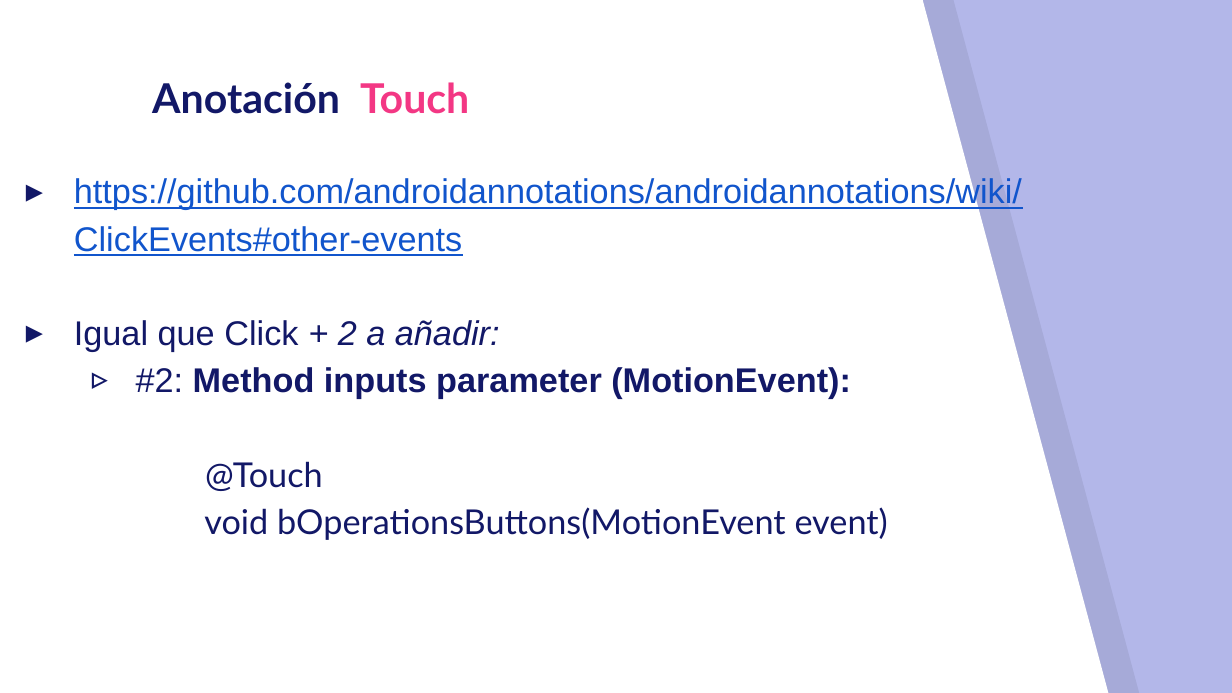
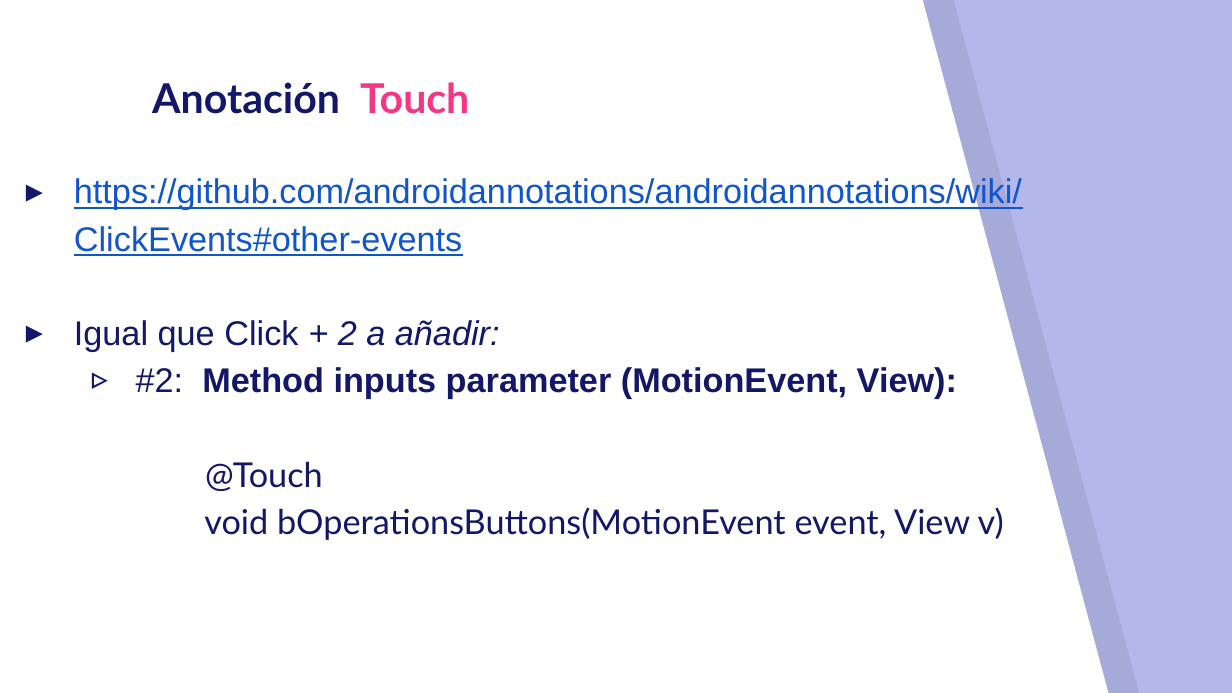
Before and after one commit to itzarel/AndroidAnnotations-Vistas-Eventos, a slide deck: slide 30 of Slides/COMPLETO - Slides de todos los temas.pptx (slide 27 before the commit). Drawn at 1232x693 pixels with LibreOffice and Linux fonts; fonts in the diff are those of the drawing. Boxes give left, top, right and bottom in pixels: in the first picture for what was removed or moved away, otherwise in the second. Text is boxed around its words. In the diff, an @@ line names an element or a change of style, - is before the commit and + after.

```diff
--- a/Slides/COMPLETO - Slides de todos los temas.pptx
+++ b/Slides/COMPLETO - Slides de todos los temas.pptx
@@ text at bbox=[136, 367, 1004, 540]: text changed @@
-  ▹ #2: Method inputs parameter (MotionEvent):
-@Touch
-void bOperationsButtons(MotionEvent event)
+  ▹ #2: Method inputs parameter (MotionEvent, View):
+@Touch
+void bOperationsButtons(MotionEvent event, View v)
```
Also in this commit, not shown: 6 other slides changed, 1 slide added, 28 other files.
